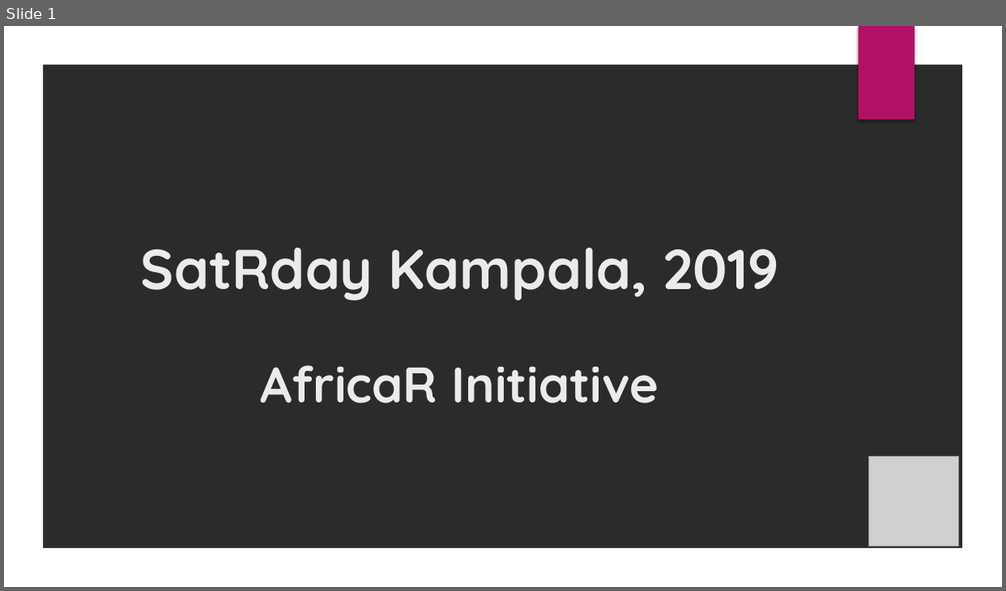
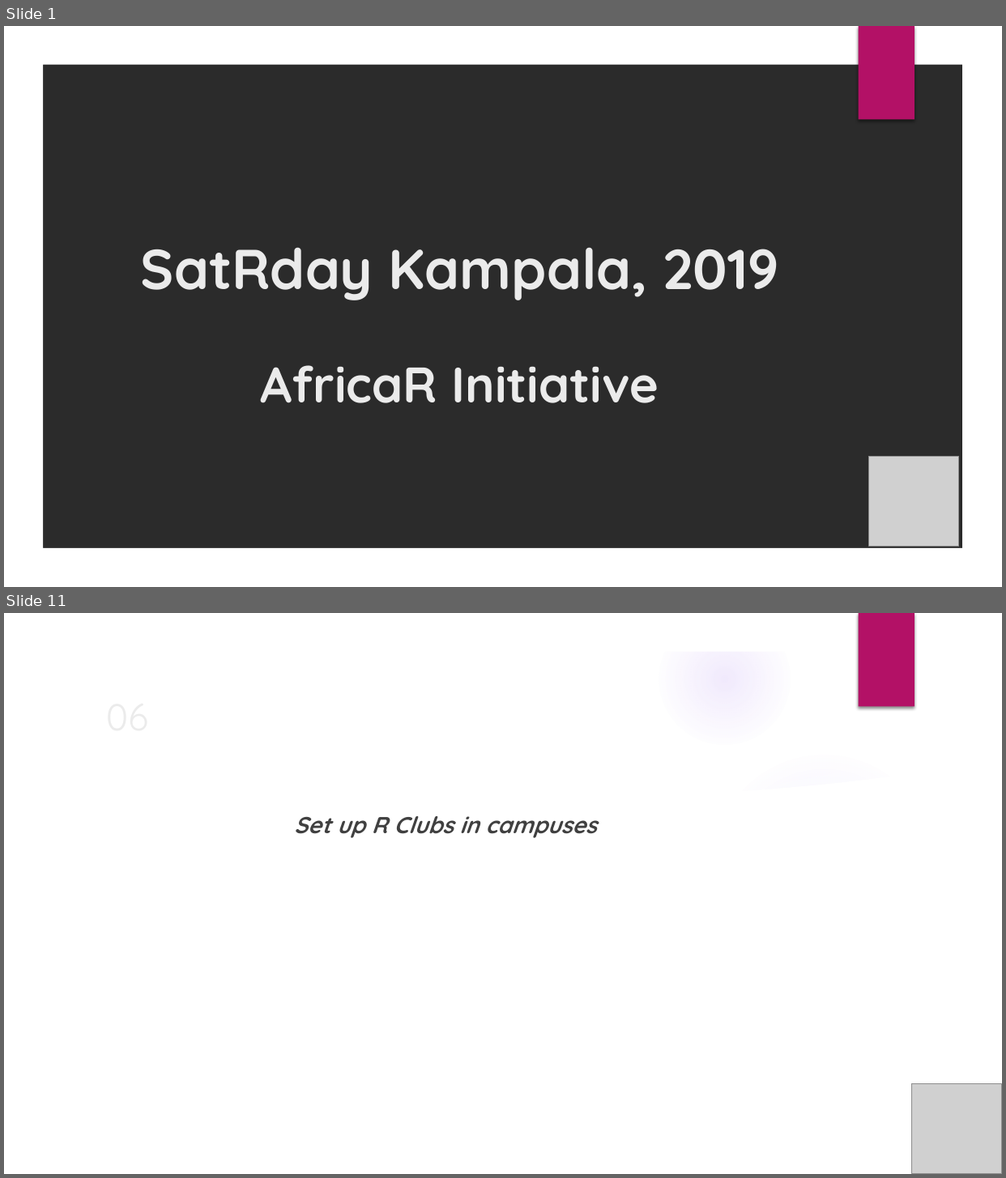
Before and after one commit to Shelmith-Kariuki/R, a slide deck: Trainings/Deck.pptx. Shown one above the other, each under a label of ours: slide 1 before the commit, slides 1 and 11 after it; the slides between them are not shown. The pictures are 1006x591 and 1006x1178 pixels, drawn with LibreOffice and Linux fonts; fonts in the diff are those of the drawing; grey boxes stand for pictures; background and template pictures are left out; a plain dark background stands for a picture behind light text. Boxes give left, top, right and bottom in pixels: in the first picture for what was removed or moved away, otherwise in the second. Text is boxed around its words. In the diff, an @@ line names an element or a change of style, - is before the commit and + after.

```diff
--- a/Trainings/Deck.pptx
+++ b/Trainings/Deck.pptx
@@ slide 11 added at (x1=4, y1=613, x2=1002, y2=1174), background picture (left out); not listed: 2 template elements that a slide beside it also shows @@
@@ title added at (x1=98, y1=692, x2=816, y2=738), 36 pt, text #EBEBEB @@
+06
@@ group added at (x1=4, y1=614, x2=971, y2=1174): 5 ellipses, 2 freeform shapes @@
@@ text added at (x1=294, y1=816, x2=596, y2=838), 22.2 pt, text #404040, bold, italic @@
+Set up R Clubs in campuses
@@ picture added at (x1=912, y1=1084, x2=1002, y2=1174) @@
```
Also in this commit, not shown: 12 other slides added, 2 slides removed.
